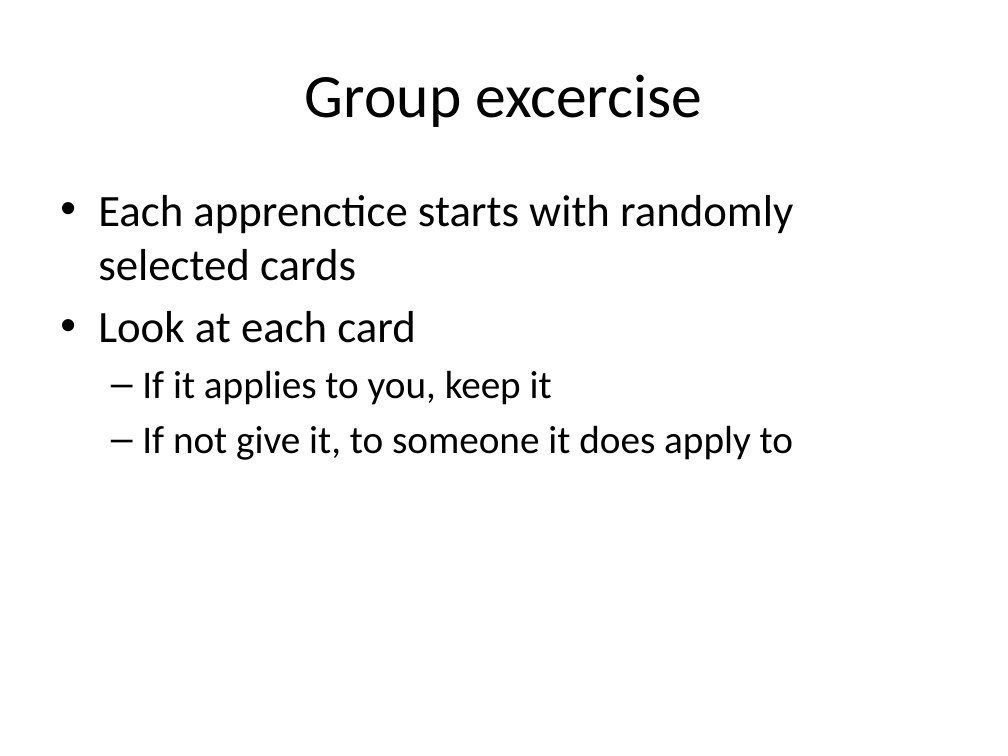
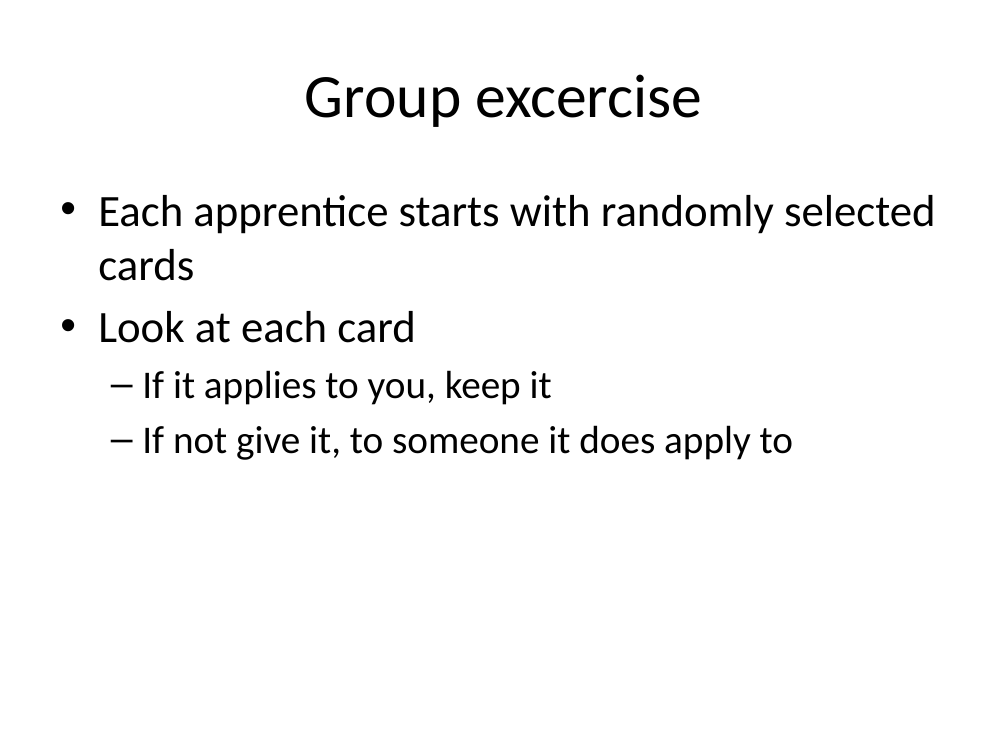
Before and after one commit to MCR-Digital/apprentice-boot-camp-methodologies, a slide deck: slide 8 of docs/EffectiveTeams.pptx (slide 6 before the commit). Drawn at 1008x756 pixels with LibreOffice and Linux fonts; fonts in the diff are those of the drawing. Boxes give left, top, right and bottom in pixels: in the first picture for what was removed or moved away, otherwise in the second. Text is boxed around its words. In the diff, an @@ line names an element or a change of style, - is before the commit and + after.

```diff
--- a/docs/EffectiveTeams.pptx
+++ b/docs/EffectiveTeams.pptx
@@ text at [98,195,936,281]: text changed @@
-• Each apprenctice starts with randomly selected cards
+• Each apprentice starts with randomly selected cards
```
Also in this commit, not shown: 2 other slides changed, 2 slides added, 1 other file.
